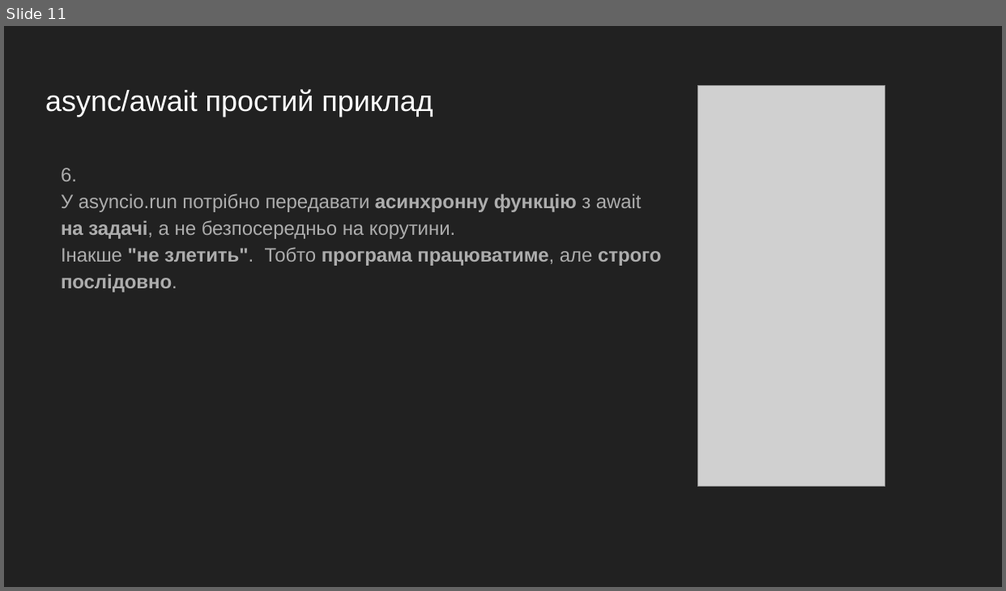
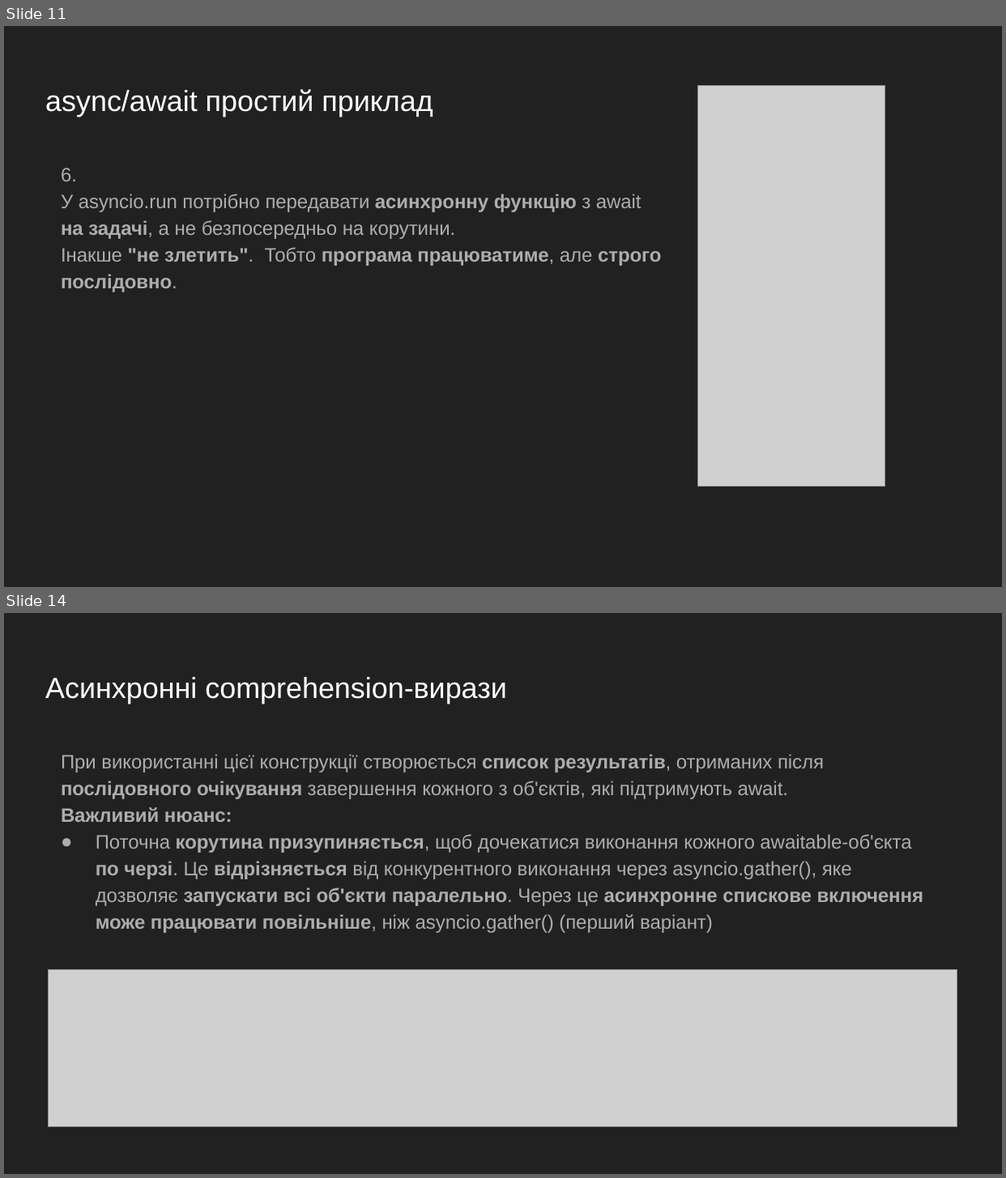
Before and after one commit to GeorgKantsedal/MMP-KKS-tasks, a slide deck: lectures materials/mmp/MMP4 Paradigms in Python part3.pptx. Shown one above the other, each under a label of ours: slide 11 before the commit, slides 11 and 14 after it; the slides between them are not shown. The pictures are 1006x591 and 1006x1178 pixels, drawn with LibreOffice and Linux fonts; fonts in the diff are those of the drawing; grey boxes stand for pictures. Boxes give left, top, right and bottom in pixels: in the first picture for what was removed or moved away, otherwise in the second. Text is boxed around its words. In the diff, an @@ line names an element or a change of style, - is before the commit and + after.

```diff
--- a/lectures materials/mmp/MMP4 Paradigms in Python part3.pptx
+++ b/lectures materials/mmp/MMP4 Paradigms in Python part3.pptx
@@ slide 14 added at (4,613,1002,1174), background #212121 @@
@@ title added at (45,677,506,704), 28 pt, text #FFFFFF @@
+Асинхронні comprehension-вирази
@@ text added at (61,754,924,933), 18.7 pt, text #ADADAD @@
+При використанні цієї конструкції створюється список результатів, отриманих після послідовного очікування завершення кожного з об'єктів, які підтримують await.
+Важливий нюанс:
+● Поточна корутина призупиняється, щоб дочекатися виконання кожного awaitable-об'єкта по черзі. Це відрізняється від конкурентного виконання через asyncio.gather(), яке дозволяє запускати всі об'єкти паралельно. Через це асинхронне спискове включення може працювати повільніше, ніж asyncio.gather() (перший варіант)
@@ picture added at (49,970,957,1127) @@
```
Also in this commit, not shown: 1 slide changed, 3 other slides added.
